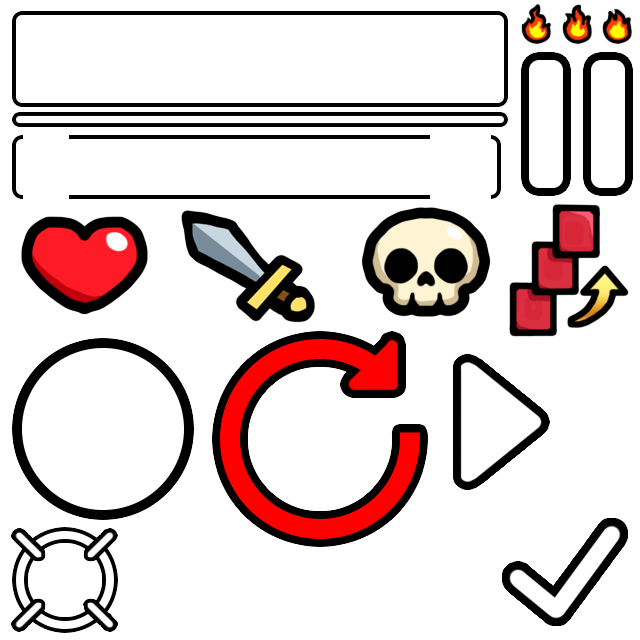
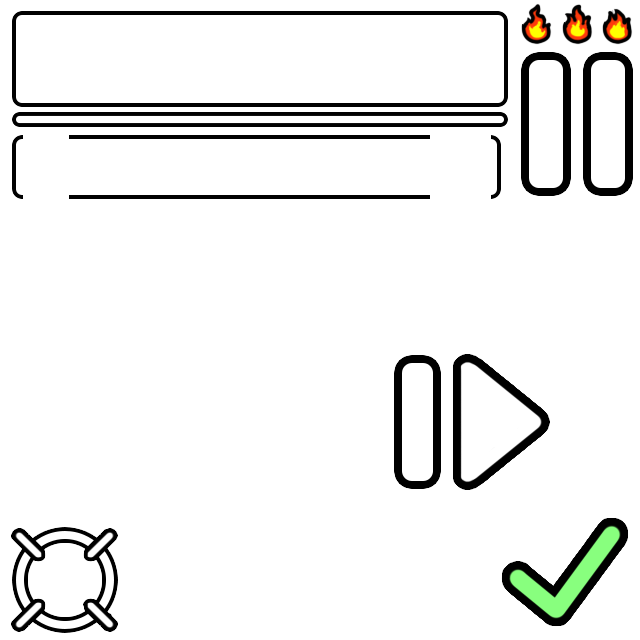
Two versions of the same layered image (w=640, h=640). Layer-by-layer changes:
moved "Pause Icon" above "PlayIcon" over [402, 204, 625, 481]
added layer "Pause copy 2" in group "Pause Icon" over [402, 363, 433, 481]
hid "Combo" over [509, 204, 629, 337]
hid "Heart" over [21, 216, 148, 315]
hid "Sword" over [181, 210, 315, 323]
hid "Retry" over [220, 338, 420, 539]
hid "Skull" over [361, 207, 491, 317]
hid "Ellipse 1" over [12, 338, 194, 520]